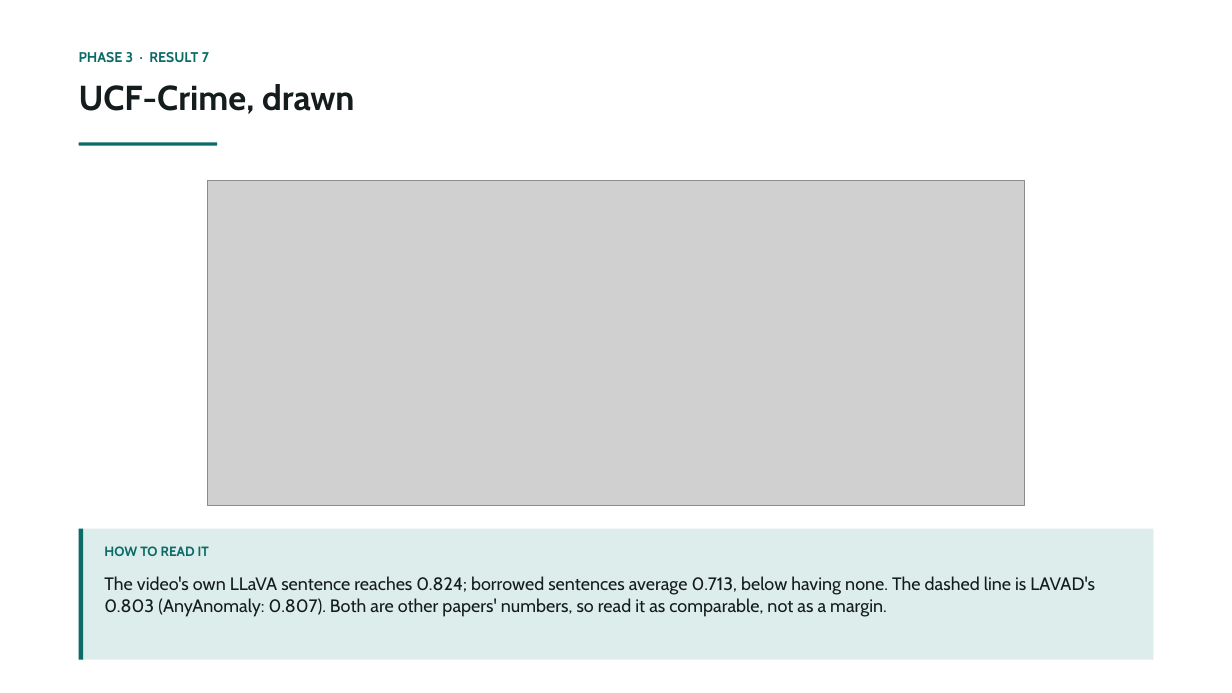
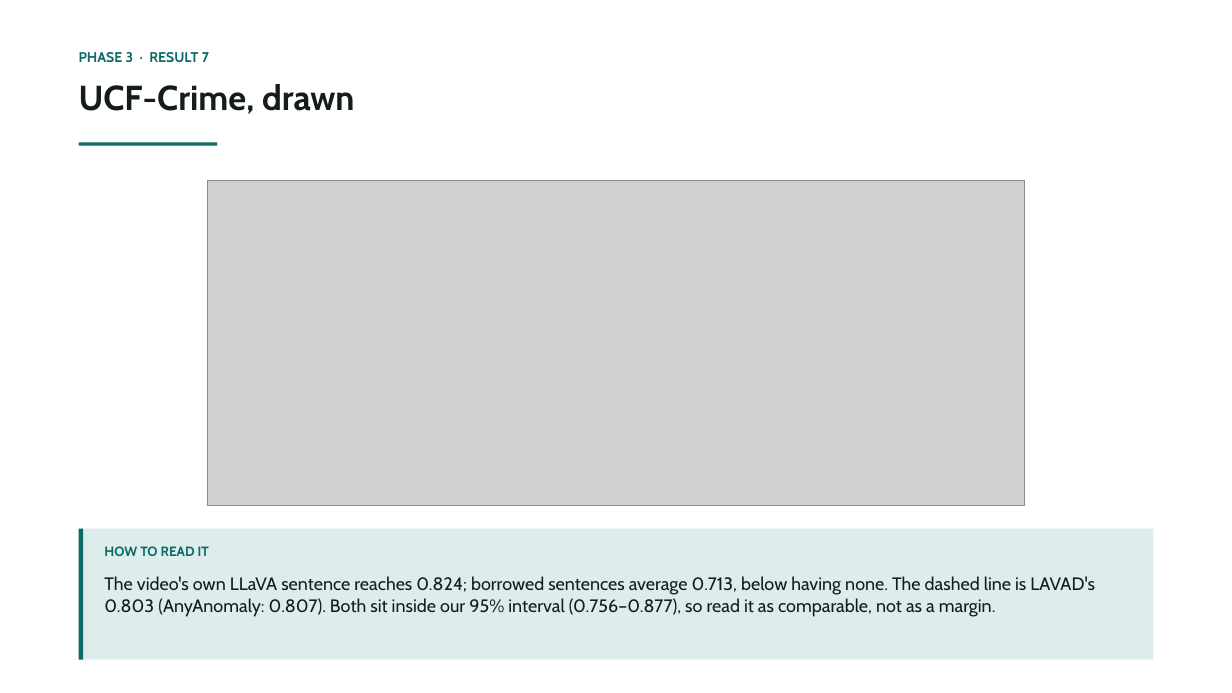
Before and after one commit to prakash-nitc/multimodal-anomaly-detection, a slide deck: slide 26 of docs/06_presentations/DA-ZVAD_Phase3_Review.pptx. Drawn at 1232x693 pixels with LibreOffice and Linux fonts; fonts in the diff are those of the drawing; grey boxes stand for pictures. Boxes give left, top, right and bottom in pixels: in the first picture for what was removed or moved away, otherwise in the second. Text is boxed around its words. In the diff, an @@ line names an element or a change of style, - is before the commit and + after.

```diff
--- a/docs/06_presentations/DA-ZVAD_Phase3_Review.pptx
+++ b/docs/06_presentations/DA-ZVAD_Phase3_Review.pptx
@@ text at <box>104,576,1095,617</box>: text changed @@
-The video's own LLaVA sentence reaches 0.824; borrowed sentences average 0.713, below having none. The dashed line is LAVAD's 0.803 (AnyAnomaly: 0.807). Both are other papers' numbers, so read it as comparable, not as a margin.
+The video's own LLaVA sentence reaches 0.824; borrowed sentences average 0.713, below having none. The dashed line is LAVAD's 0.803 (AnyAnomaly: 0.807). Both sit inside our 95% interval (0.756–0.877), so read it as comparable, not as a margin.
```
Also in this commit, not shown: 6 other slides changed, 6 other files.
